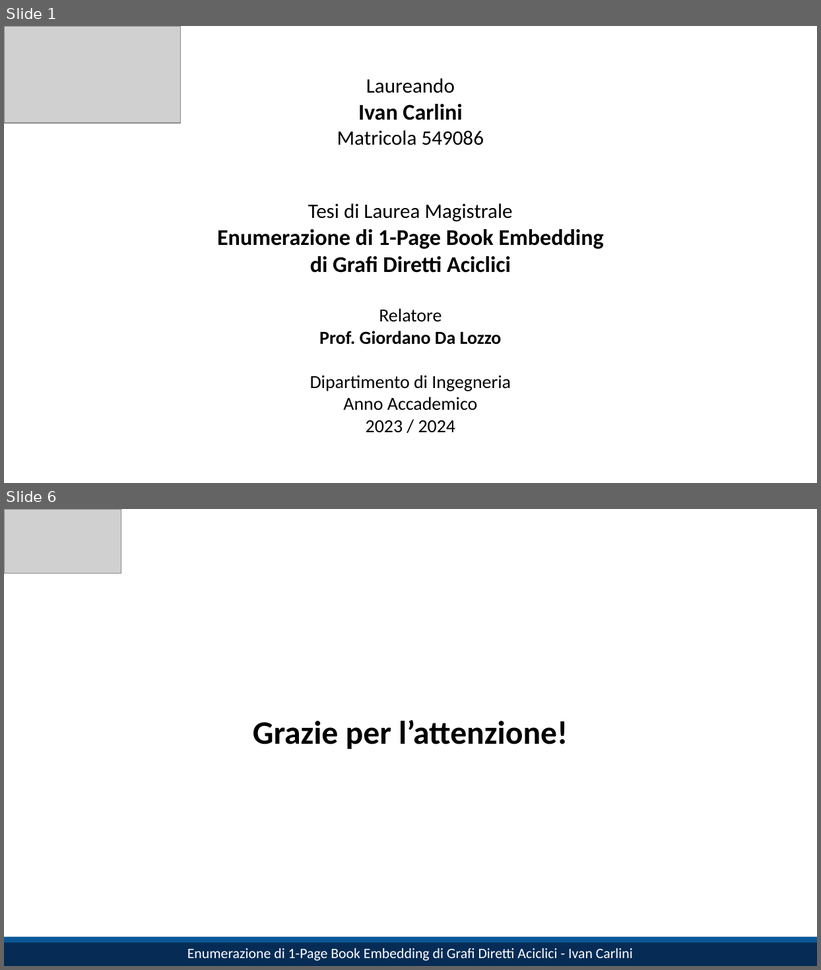
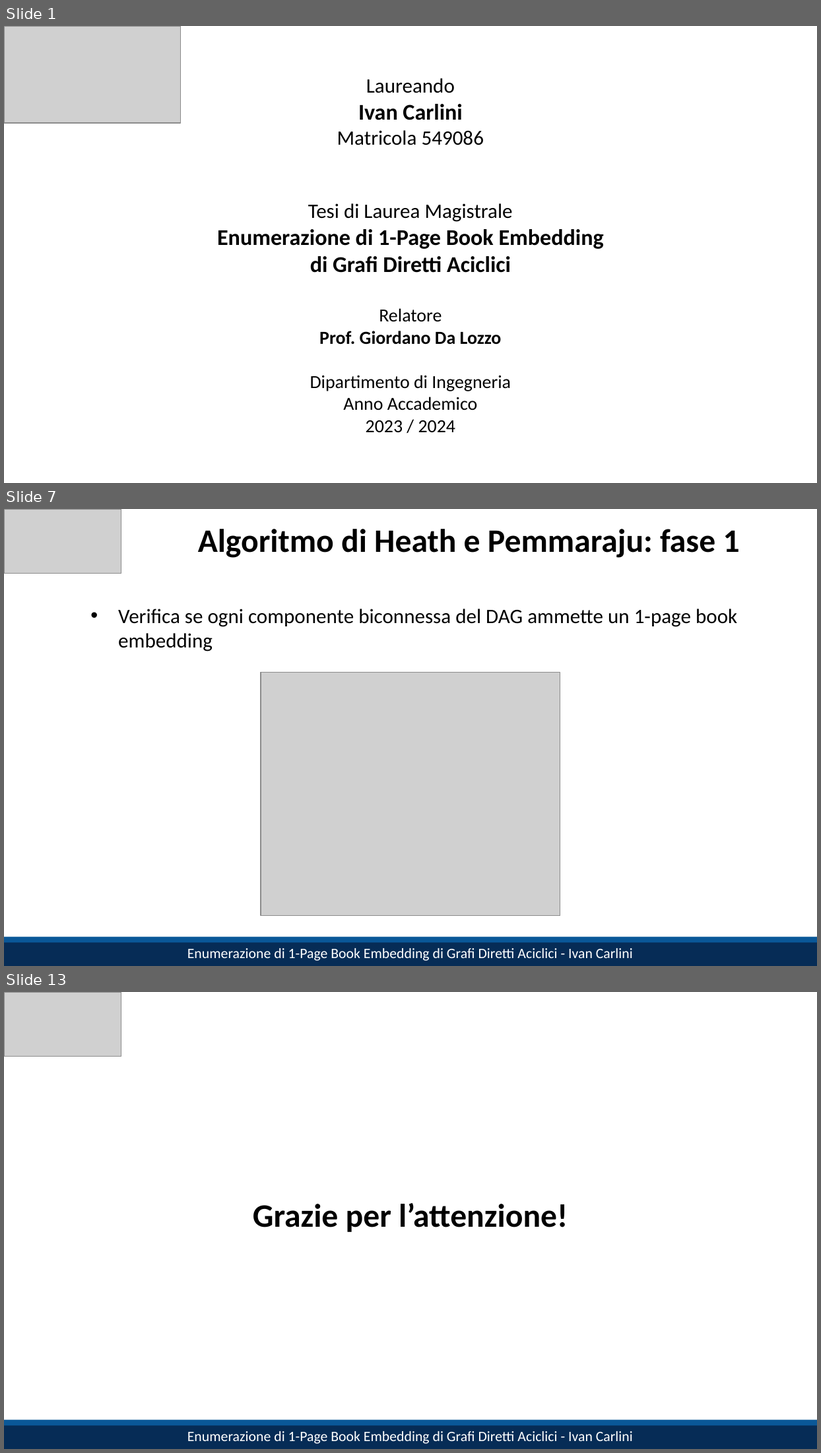
Before and after one commit to IC-99/book-embeddings, a slide deck: slides.pptx. Shown one above the other, each under a label of ours: slides 1 and 6 before the commit, slides 1, 7 and 13 after it; the slides between them are not shown. The pictures are 821x970 and 821x1453 pixels, drawn with LibreOffice and Linux fonts; fonts in the diff are those of the drawing; grey boxes stand for pictures. Boxes give left, top, right and bottom in pixels: in the first picture for what was removed or moved away, otherwise in the second. Text is boxed around its words. In the diff, an @@ line names an element or a change of style, - is before the commit and + after.

```diff
--- a/slides.pptx
+++ b/slides.pptx
@@ slide 7 added at (x1=4, y1=509, x2=817, y2=966), background #FFFFFF @@
@@ picture added at (x1=4, y1=509, x2=121, y2=574) @@
@@ title added at (x1=198, y1=529, x2=740, y2=558), 32 pt, text #000000, bold @@
+Algoritmo di Heath e Pemmaraju: fase 1
@@ text added at (x1=118, y1=609, x2=737, y2=652), 20 pt, text #000000 @@
+  • Verifica se ogni componente biconnessa del DAG ammette un 1-page book embedding
@@ picture added at (x1=261, y1=673, x2=560, y2=916) @@
@@ rectangle added at (x1=4, y1=940, x2=817, y2=966), fill #062C56, 14 pt, text #FFFFFF @@
+Enumerazione di 1-Page Book Embedding di Grafi Diretti Aciclici - Ivan Carlini
@@ rectangle added at (x1=4, y1=937, x2=817, y2=943), fill #0A5898 @@
@@ what was slide 6 is now slide 13 @@
```
Also in this commit, not shown: 4 slides changed, 6 other slides added, 3 other files.
